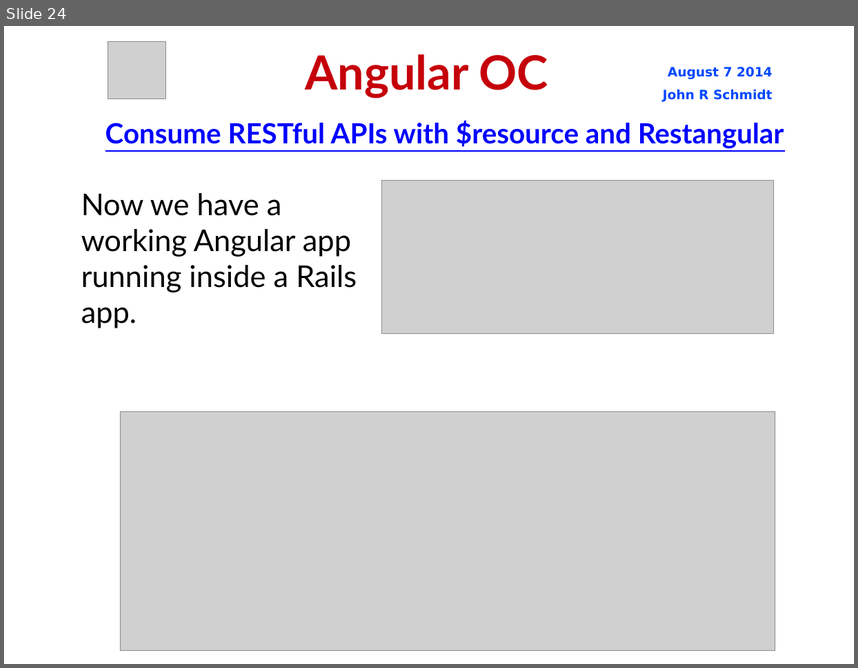
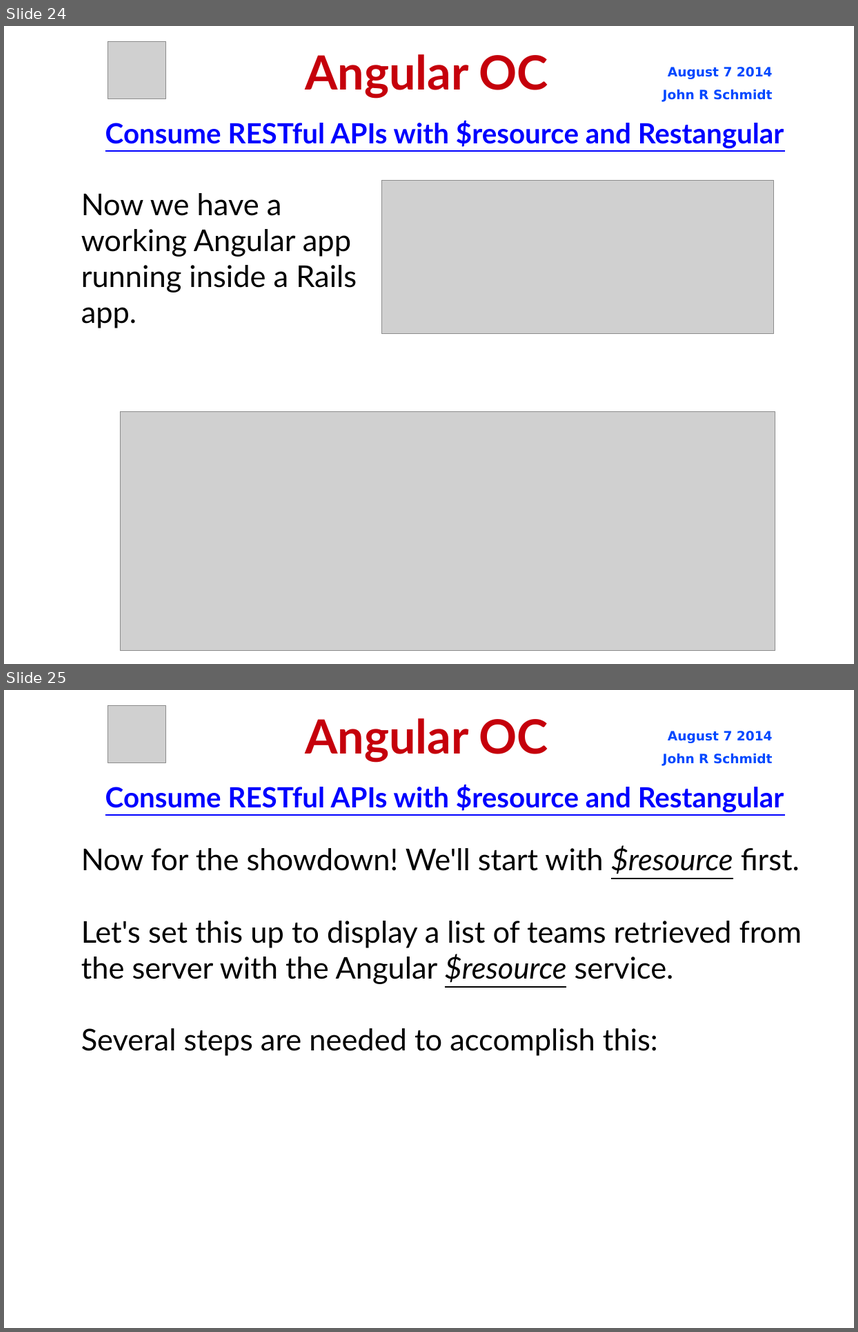
Before and after one commit to jrschmidt/fifa-angular-rest-demo, a slide deck: fifa.odp. Shown one above the other, each under a label of ours: slide 24 before the commit, slides 24 and 25 after it. The pictures are 858x668 and 858x1332 pixels, drawn with LibreOffice and Linux fonts; fonts in the diff are those of the drawing; grey boxes stand for pictures; background and template pictures are left out. Boxes give left, top, right and bottom in pixels: in the first picture for what was removed or moved away, otherwise in the second. Text is boxed around its words. In the diff, an @@ line names an element or a change of style, - is before the commit and + after.

Commit message:
add ng-resource and ng-rails-csrf

```diff
--- a/fifa.odp
+++ b/fifa.odp
@@ slide 25 added at (4,690,854,1328), background picture (left out) @@
@@ picture added at (108,705,166,762) @@
@@ title added at (305,718,548,762), 44 pt, text #C5000B, bold @@
+Angular OC
@@ text added at (663,731,773,766), 12 pt, text #0047FF, bold @@
+August 7 2014
+John R Schmidt
@@ text added at (105,784,784,812), 26 pt, text #0000FF, bold, underline @@
+Consume RESTful APIs with $resource and Restangular
@@ subtitle added at (81,845,802,1056), 28 pt, text #000000 @@
+Now for the showdown! We'll start with $resource first.
+Let's set this up to display a list of teams retrieved from the server with the Angular $resource service.
+Several steps are needed to accomplish this:
```
Also in this commit, not shown: 2 slides changed, 3 other slides added, 8 other files.
